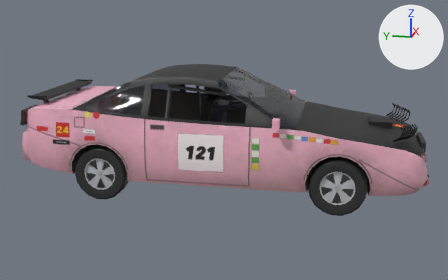
The glTF model public/cars/field/models/121.glb as it was, and as the next commit left it.
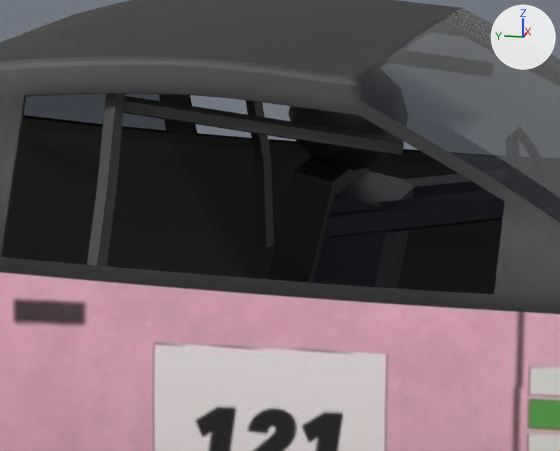
Old and new are each drawn whole from a 50 mm lens placed at (-7.09, -1.36, 2.34), pointed at (-0.04, 0.05, 0.57) and again close up on the part from 33% to 58% of the width and 23% to 55% of the height. Arrows for +X, +Y and +Z are at upper right; the lights stay in place. The last two pictures show the newer version. Vertices at exactly the same position are counted once.

The first close-up shows 'body'.
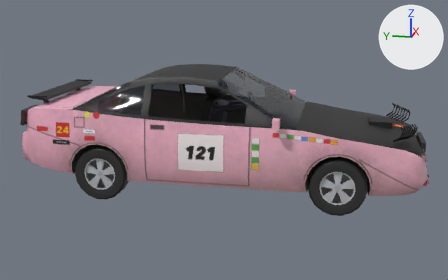
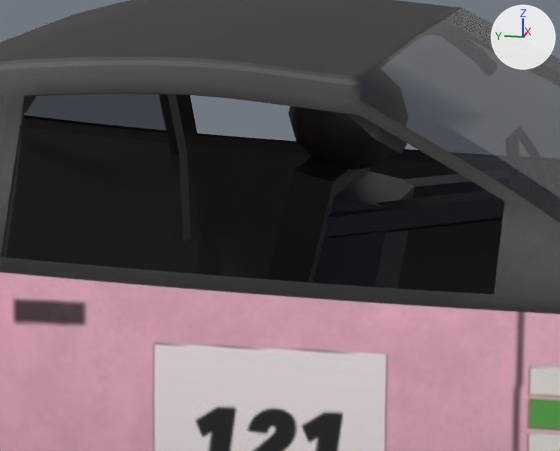
Diff of the bpy script that builds the scene:
```diff
--- a/public/cars/field/models/121.glb.py
+++ b/public/cars/field/models/121.glb.py
@@ me_body_mesh @@
 # used by ob_body; location = (0.0, 0.0, 0.0)
-me_body_mesh.from_pydata(...)  # 3654 vertices, 6760 faces; spans x -1.0..1.0, y -2.26..2.3, z 0.2..1.4
+me_body_mesh.from_pydata(...)  # 3664 vertices, 6780 faces; spans x -1.0..1.0, y -2.26..2.3, z 0.2..1.4
+# me_body_mesh part 1: a new loose piece of 45 vertices spanning x -0.81..0.81, y 0.74..0.79, z 0.71..1.33, in mat_car121_livery (picture img_121_livery)
+# me_body_mesh part 2
+# 44 vertices are removed from x -0.81..0.81, y -0.09..0.56, z 0.7..1.34
+# 133 faces are deleted
+# 49 vertices move from x -0.68..0.79, y -0.09..0.56, z 0.7..1.35 to x -0.63..0.63, y -0.1..0.78, z 1.2..1.36
+# 9 vertices are added at x -0.6..0.6, y -0.1..0.78, z 1.2..1.28
+# 67 new faces join them, mat_car121_livery (picture img_121_livery)
 me_body_mesh.materials.append(mat_car121_livery)
```

Pixel boxes [x1, y1, x2, y2] of what changed, in the close-ups (560 x 451 px):
part 1 of me_body_mesh, added: after [3, 94, 191, 257]
part 2 of me_body_mesh, cut back (mostly hidden afterwards): before [87, 94, 404, 266]; after [24, 96, 407, 155]
